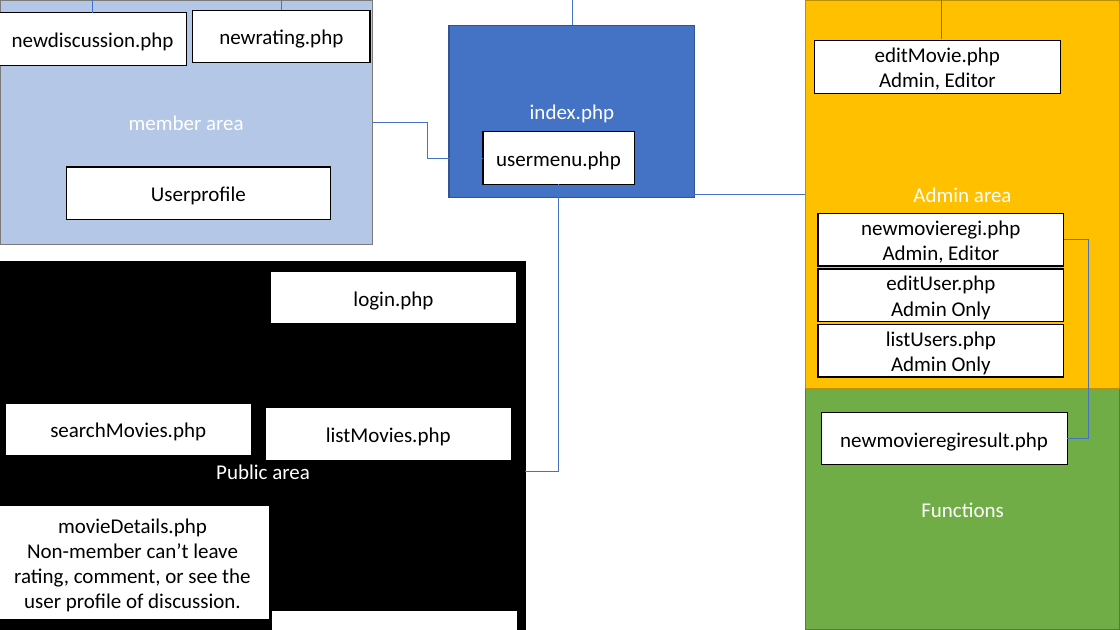
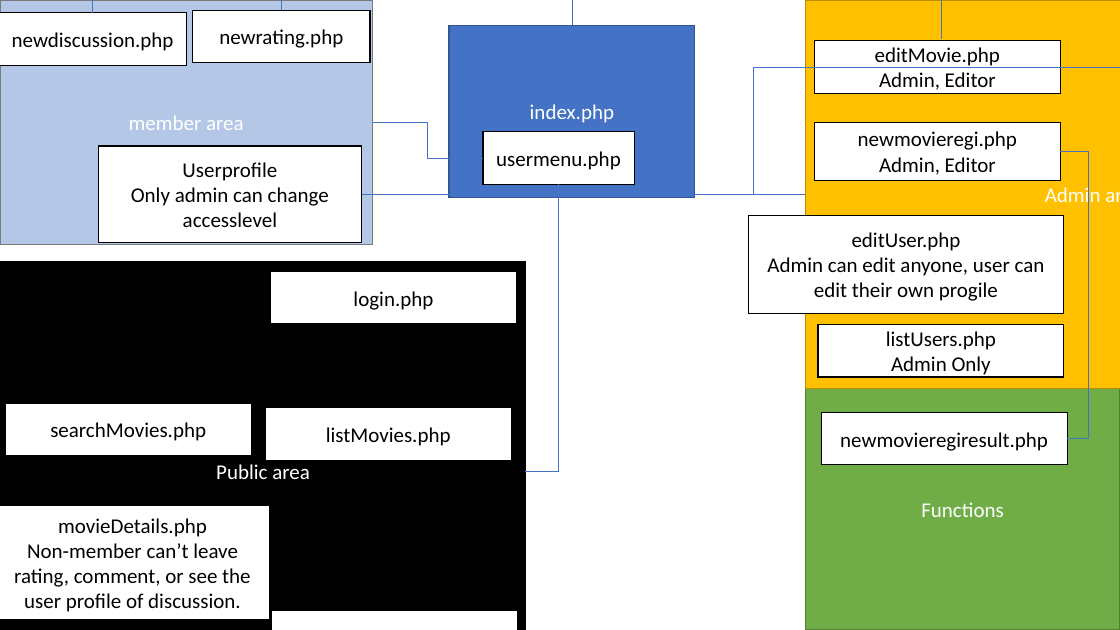
Before and after one commit to last72/csg2431at1st, a slide deck: slide 1 of extra/Sitemap.pptx. Drawn at 1120x630 pixels with LibreOffice and Linux fonts; fonts in the diff are those of the drawing. Boxes give left, top, right and bottom in pixels: in the first picture for what was removed or moved away, otherwise in the second. Text is boxed around its words. In the diff, an @@ line names an element or a change of style, - is before the commit and + after.

```diff
--- a/extra/Sitemap.pptx
+++ b/extra/Sitemap.pptx
@@ elbow line added from (1120, 68) to (362, 194), #4472C4 0.5 pt @@
@@ rectangle "Userprofile": place and size @@
-rectangle "Userprofile" at [66, 167, 330, 220]
+rectangle "Userprofile" at [98, 146, 362, 243]
@@ rectangle "newmovieregi.php": place and size @@
-rectangle "newmovieregi.php" at [818, 213, 1065, 266]
+rectangle "newmovieregi.php" at [815, 122, 1061, 180]
@@ elbow line moved from (1065, 239) - (1067, 439) to (1060, 151) - (1067, 439) @@
@@ text in rectangle at [131, 187, 329, 227]: paragraph added @@
+Only admin can change accesslevel
@@ rectangle "editUser.php": place and size @@
-rectangle "editUser.php" at [818, 269, 1065, 322]
+rectangle "editUser.php" at [749, 215, 1065, 313]
@@ text in rectangle at [767, 257, 1045, 301]: text changed @@
-Admin Only
+Admin can edit anyone, user can edit their own progile
```
Also in this commit, not shown: 5 other files.
